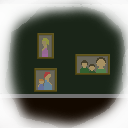
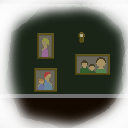
Revision of a layered (128, 128) image; what changed, layer by layer:
added layer "Layer 6" above "Brightness/Contrast 1" over (78, 32, 85, 43)
